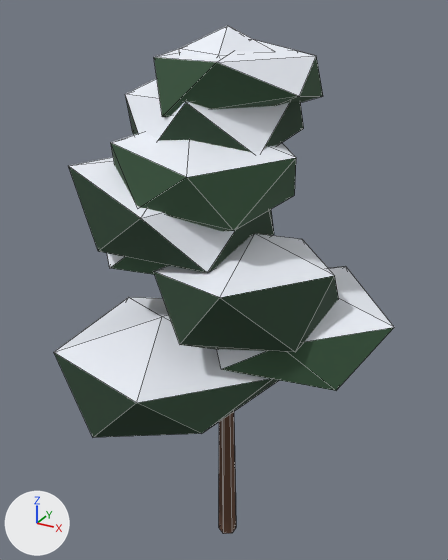
The glTF model public/assets/models/pine-3.glb: old version first, new version second.
Camera for both pictures: a camera (50 mm lens) standing at (6.58, -12.18, 13.92) and looking at (0.01, -0.23, 7.94). Every picture has the same lights, and +X, +Y and +Z are marked at lower left. The older version comes first. Mesh edges are drawn as thin lines. Vertices at exactly the same position are counted once.

In view in the first picture: 'pine-3'.
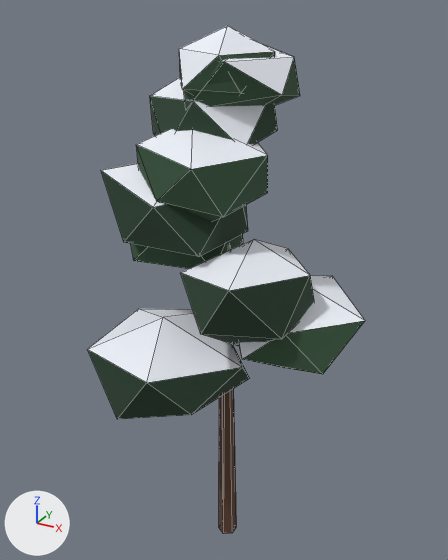
What differs and where, as boxes (x1, y1, x2, y2) in the pictures (448 x 560 px; the box of a moved part takes in the faces that stretch with it):
'pine-3', reshaped (18% narrower): before (54, 26, 394, 534); after (88, 26, 365, 534)
part 1 of me_pine_3, moved or reshaped: before (54, 40, 394, 437); after (88, 44, 365, 419)
part 2 of me_pine_3, recoloured: before (125, 94, 235, 273); after (150, 96, 249, 377)
part 3 of me_pine_3, recoloured: before (107, 253, 124, 268); after (130, 243, 141, 260)

The change in detail:
me_pine_3 is used by ob_pine_3; location (0.0, 0.0, 0.0).
me_pine_3 had 184 vertices, 296 faces and spanned x -3.59..4.11, y -4.05..2.65, z -0.1..13.57.
me_pine_3 now has 184 vertices, 296 faces and spans x -2.92..3.46, y -3.34..2.1, z -0.1..13.57.
me_pine_3 part 1: 96 of 184 vertices moved; they spanned x -3.59..4.11, y -4.05..2.65, z 4.86..13.29 and now span x -2.92..3.46, y -3.34..2.1, z 4.94..13.29; mean shift (0.01, 0.0, 0.0); largest move (-1.87, 1.35, 5.66) -> (-1.56, 0.53, 5.69).
me_pine_3 part 2: 4 faces spanning x -2.34..1.2, y -2.02..1.02, z 5.7..12.23 switch from mat_snow (white #eef2fa) to mat_pinedark (dark green #28402e).
me_pine_3 part 3: 3 faces spanning x -2.7..2.1, y -1.3..1.55, z 6.67..9.67 switch from mat_snow (white #eef2fa) to mat_pine (dark green #35523a).
